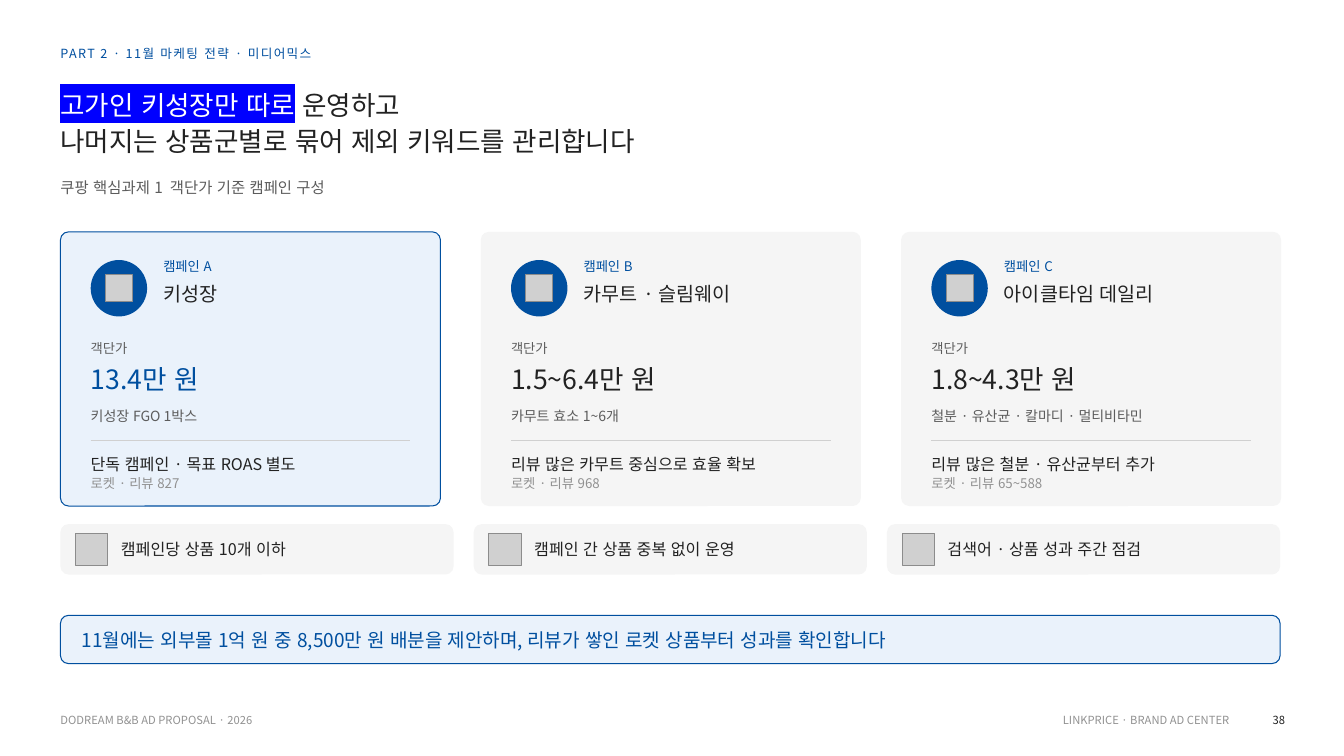
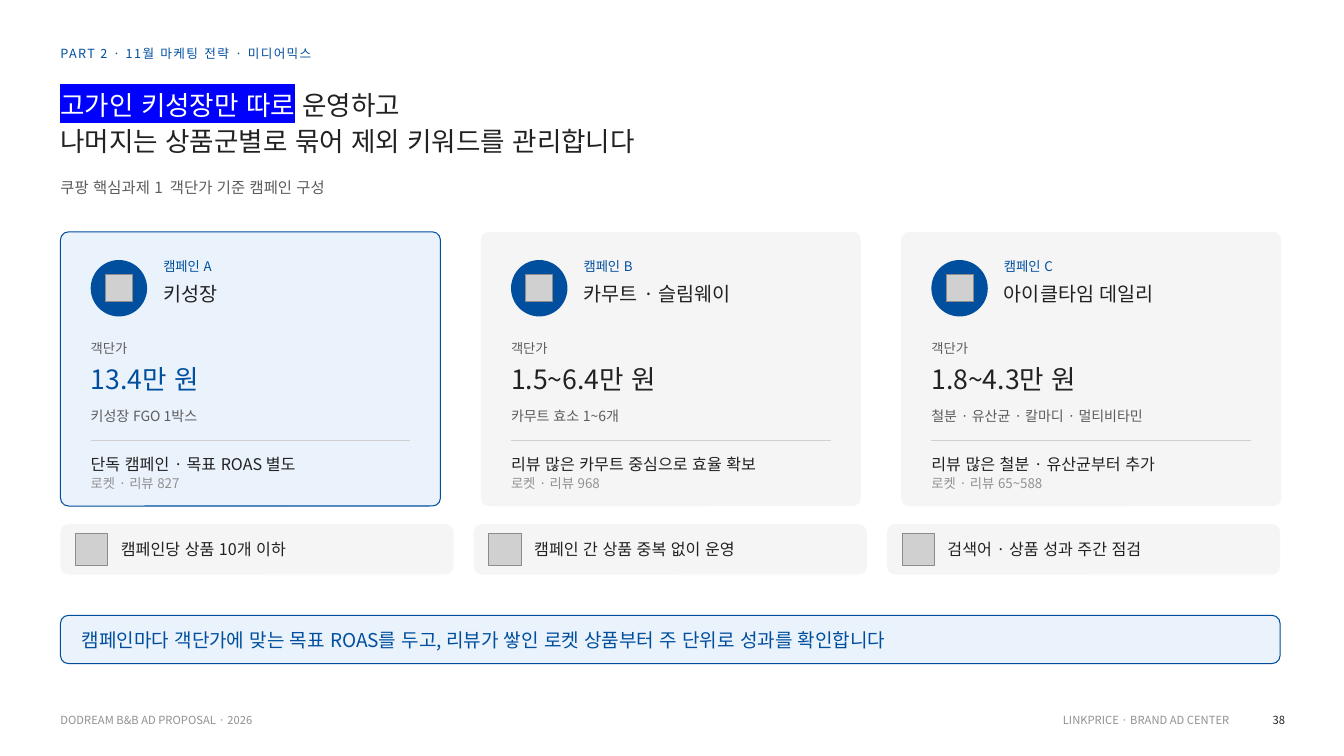
Before and after one commit to sonnet24/mypage, a slide deck: slide 6 of 쿠팡_지마켓_11번가_261013_수정.pptx. Drawn at 1344x756 pixels with LibreOffice and Linux fonts; fonts in the diff are those of the drawing; grey boxes stand for pictures. Boxes give left, top, right and bottom in pixels: in the first picture for what was removed or moved away, otherwise in the second. Text is boxed around its words. In the diff, an @@ line names an element or a change of style, - is before the commit and + after.

```diff
--- a/쿠팡_지마켓_11번가_261013_수정.pptx
+++ b/쿠팡_지마켓_11번가_261013_수정.pptx
@@ text at [82, 631, 885, 651]: text changed @@
-11월에는 외부몰 1억 원 중 8,500만 원 배분을 제안하며, 리뷰가 쌓인 로켓 상품부터 성과를 확인합니다
+캠페인마다 객단가에 맞는 목표 ROAS를 두고, 리뷰가 쌓인 로켓 상품부터 주 단위로 성과를 확인합니다
```
